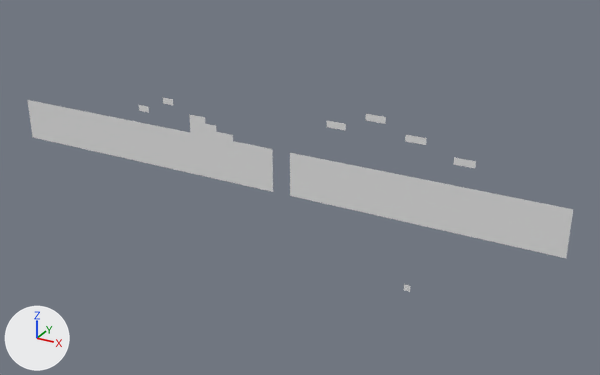
The OBJ model MardukGame/Assets/Tiled2Unity/Meshes/level2.obj as it was, and as the next commit left it.
Camera for both pictures: a camera (50 mm lens) standing at (680.0, -6393.0, 1451.0) and looking at (-2929.0, 169.0, -1830.0). The lights are fixed; the arrows at lower left show +X, +Y and +Z. Where no turn or scale is listed for an object, it has been applied to the vertices.

In view in the first picture: 'level2'.
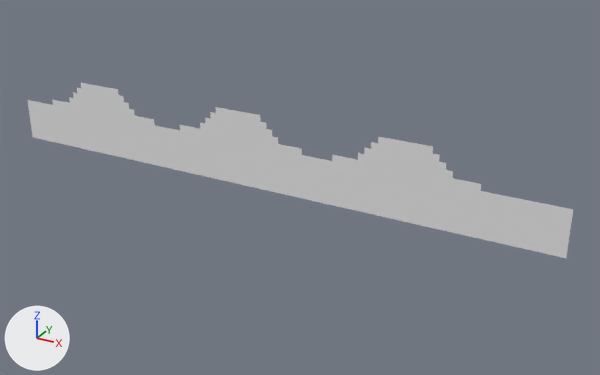
The change in detail:
me_level2 is used by ob_level2; location (0.0, 0.0, 0.0).
me_level2 had 811 vertices, 670 faces and spanned x -6336.0..-320.0, y 0.0, z -2560.0..-896.0.
me_level2 now has 973 vertices, 856 faces and spans x -6336.0..-320.0, y 0.0, z -1856.0..-1088.0.
me_level2 part 1: 6 loose pieces with 40 vertices, spanning x -4736.0..-1152.0, y 0.0, z -2560.0..-896.0, are deleted.
Part 2, on me_level2:
8 vertices are removed from x -4096.0..-1664.0, y 0.0, z -1280.0..-1024.0.
8 faces are deleted.
1 vertex moves from x -1600.0, y 0.0, z -1024.0 to x -1536.0, y 0.0, z -1088.0.
63 new vertices lie (0.0, 0.0, 64.0) away from vertices in x -5952.0..-1088.0, y 0.0, z -1408.0..-1280.0.
42 new vertices lie (0.0, 0.0, 64.0) away from vertices in x -5696.0..-1344.0, y 0.0, z -1344.0..-1216.0.
37 new vertices lie (0.0, 0.0, 64.0) away from vertices in x -5632.0..-1408.0, y 0.0, z -1280.0..-1152.0.
31 new vertices lie (0.0, 0.0, 64.0) away from vertices in x -5568.0..-1472.0, y 0.0, z -1216.0..-1152.0.
18 new vertices lie (0.0, 0.0, 64.0) away from vertices in x -5504.0..-1856.0, y 0.0, z -1152.0.
10 new vertices lie (64.0, 0.0, 0.0) away from vertices in x -3136.0, y 0.0, z -1856.0..-1280.0.
9 new vertices lie (-64.0, 0.0, 0.0) away from vertices in x -2944.0, y 0.0, z -1856.0..-1344.0.
208 new faces join them.

Where the change shows, as pixel boxes [x1, y1, x2, y2] in the pictures (600 x 375 px):
'level2', reshaped (10% shorter)
    before: [27, 98, 573, 292]
    after: [27, 83, 573, 258]
part 1 of me_level2, deleted
    before: [139, 98, 476, 292]
part 2 of me_level2, built on
    before: [189, 114, 427, 145]
    after: [52, 83, 481, 196]
